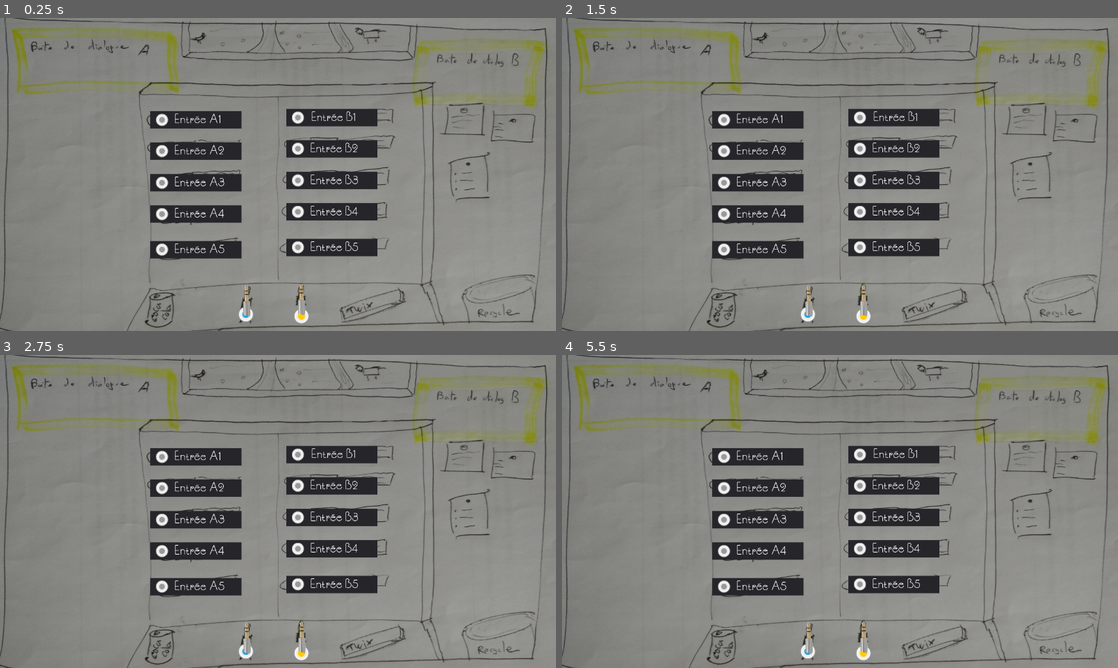
Above: before the commit, frames 1-4 (two rows, left to right).
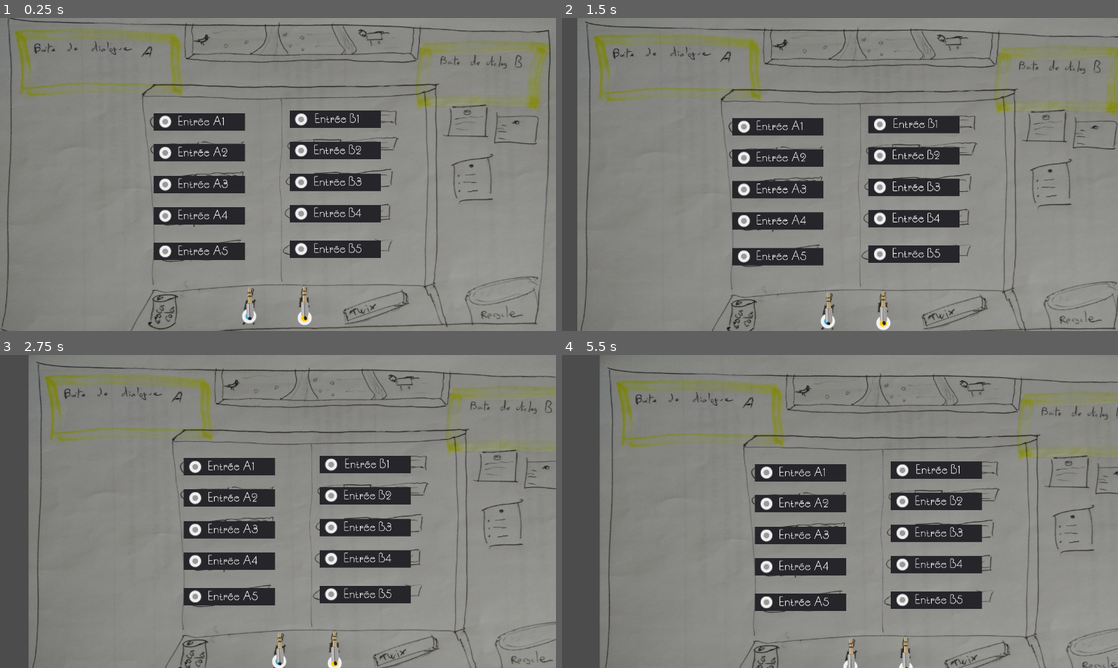
Above: after the commit, the same moments.

Repository: Nutriz/GodotWildJam21
Game: Godot game, scene res://Game.tscn
Two runs of this game, one before a commit and one after it. Both use one fixed random seed, a clock stepped at 60 frames per second and the inputs below.
Inputs (mouse positions are in pixels of both pictures, inside the frame that each line leads up to):
- Up to frame 1 (0.25 s): no input
- Up to frame 2 (1.5 s): move the mouse to (806, 302) at 0.52 s; click (806, 302) at 0.67 s; move the mouse to (862, 299) at 1.27 s; click (862, 299) at 1.42 s
- Up to frame 3 (2.75 s): move the mouse to (333, 442) at 2.02 s; click (333, 442) at 2.17 s
- Up to frame 4 (5.5 s): move the mouse to (812, 574) at 2.77 s; click (812, 574) at 2.92 s; move the mouse to (1006, 558) at 3.52 s; click (1006, 558) at 3.67 s; move the mouse to (673, 464) at 4.27 s; click (673, 464) at 4.42 s; move the mouse to (867, 511) at 5.02 s; click (867, 511) at 5.17 s

The runs differ from the first frame. In frame 1, 15% of the frame differs, in the area x 0-100%, y 0-100%; in frame 2, 25%; in frame 3, 30%; in frame 4, 34%.

Commit message:
Cable drawing (tmp)

Diff:
--- a/Game.gd
+++ b/Game.gd
@@ -2,12 +2,27 @@
 
 func _ready():
 	Events.connect("jack_connected", self, "test")
-	$JackA.initial_position = $PositionJackA.position
-	$JackB.initial_position = $PositionJackB.position
 
 func _process(delta):
+
+	$MouseToTrack.position = get_global_mouse_position()
+
+	refresh_cable_position()
+
 	if Input.is_action_pressed("quit"):
 		get_tree().quit()
 
+func refresh_cable_position():
+	$CableJackA.remove_point(1)
+	var point = $JackA/Cable.global_position - $PositionJackA.global_position
+	$CableJackA.add_point(point)
+
+	$CableJackB.remove_point(1)
+	point = $JackB/Cable.global_position - $PositionJackB.global_position
+	$CableJackB.add_point(point)
+
+
+
+
 func test(jack_type, input):
 	print(str(jack_type) + " connected to " + str(Global.Inputs.keys()[input]))
--- a/Game.tscn
+++ b/Game.tscn
@@ -10,9 +10,25 @@
 [node name="Game" type="Node2D"]
 script = ExtResource( 1 )
 
-[node name="Camera2D" type="Camera2D" parent="."]
+[node name="MouseToTrack" type="Node2D" parent="."]
 position = Vector2( 640, 360 )
+skew = 4.37114e-08
+__meta__ = {
+"_edit_group_": true,
+"_edit_lock_": true
+}
+
+[node name="Camera2D" type="Camera2D" parent="MouseToTrack"]
 current = true
+drag_margin_h_enabled = true
+drag_margin_v_enabled = true
+smoothing_enabled = true
+smoothing_speed = 0.1
+drag_margin_left = 0.5
+drag_margin_top = 0.5
+drag_margin_right = 0.55
+drag_margin_bottom = 1.0
+editor_draw_drag_margin = true
 __meta__ = {
 "_edit_lock_": true
 }
@@ -104,8 +120,30 @@
 [node name="JackB" parent="." instance=ExtResource( 6 )]
 position = Vector2( 693.242, 646.76 )
 
+[node name="CableJackA" type="Line2D" parent="."]
+position = Vector2( 568.493, 687.347 )
+skew = 4.37114e-08
+points = PoolVector2Array( 0, 0, 0, 0 )
+width = 6.0
+default_color = Color( 0.137255, 0.141176, 0.160784, 1 )
+joint_mode = 2
+begin_cap_mode = 2
+end_cap_mode = 2
+antialiased = true
+
+[node name="CableJackB" type="Line2D" parent="."]
+position = Vector2( 695.939, 687.347 )
+skew = 4.37114e-08
+points = PoolVector2Array( 0, 0, 0, 0 )
+width = 6.0
+default_color = Color( 0.137255, 0.141176, 0.160784, 1 )
+joint_mode = 2
+begin_cap_mode = 2
+end_cap_mode = 2
+antialiased = true
+
 [node name="PositionJackA" type="Position2D" parent="."]
-position = Vector2( 567.862, 650.492 )
+position = Vector2( 569.294, 686.291 )
 
 [node name="PositionJackB" type="Position2D" parent="."]
-position = Vector2( 694.444, 648.734 )
+position = Vector2( 694.444, 684.533 )
--- a/Scenes/Jack.gd
+++ b/Scenes/Jack.gd
@@ -2,7 +2,7 @@
 
 onready var jack_type = name
 var picked
-var initial_position
+onready var initial_position = position
 
 func _process(delta):
 	if picked:
--- a/Scenes/Jack.tscn
+++ b/Scenes/Jack.tscn
@@ -23,4 +23,8 @@
 [node name="CollisionShape2D" type="CollisionShape2D" parent="Area"]
 position = Vector2( -0.585083, 18.6246 )
 shape = SubResource( 1 )
+
+[node name="Cable" type="Position2D" parent="."]
+position = Vector2( 0.698334, 35.6152 )
+skew = 4.37114e-08
 [connection signal="input_event" from="Area" to="." method="_on_PickArea_input_event"]
Not shown, changed: Specs/Specs.md
